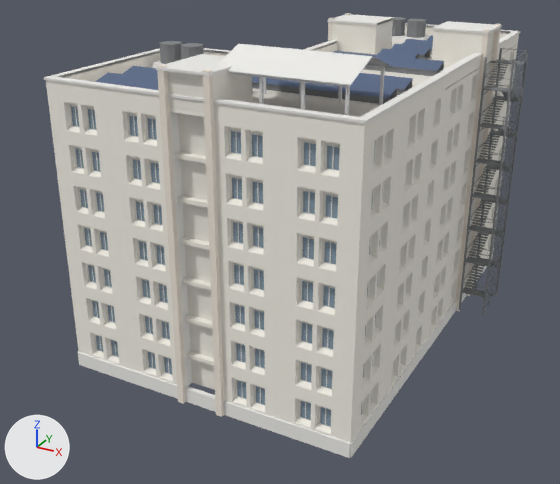
An edit to the FBX model Assets/Models/Buildings/Girls_Hostel_A.fbx, drawn before and after from the same camera.
One viewpoint serves both versions: a camera (50 mm lens) standing at (31.4, -52.1, 37.5) and looking at (-1.3, 7.4, 7.8). Lighting does not change. The marker at lower left points along +X, +Y and +Z. The picture after the commit comes second. Where no turn or scale is listed for an object, it has been applied to the vertices. Vertices at exactly the same position are counted once.

In view in the first picture: 'Girls_Hostel_A'.
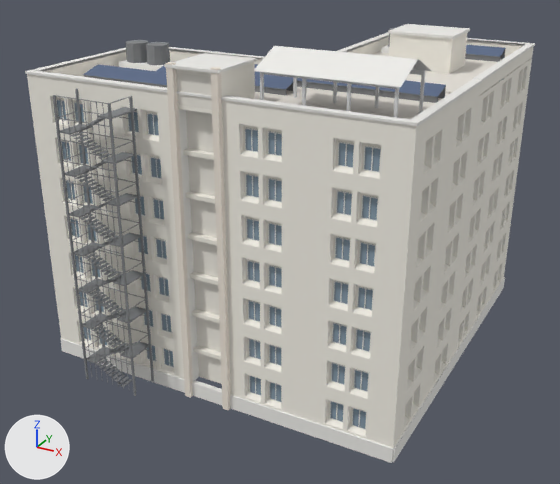
Where the change shows, as pixel boxes (x1, y1, x2, y2) in the pictures (560 x 484 px; the box of a moved part takes in the faces that stretch with it):
'Girls_Hostel_A', reshaped
    before: (44, 13, 528, 458)
    after: (25, 24, 535, 463)
part 1 of me_girls_hostel_a, moved or reshaped (not visible afterwards)
    before: (187, 351, 214, 366)
part 2 of me_girls_hostel_a, moved or reshaped (not visible afterwards)
    before: (78, 352, 350, 458)
part 3 of me_girls_hostel_a, rebuilt (7% wider)
    before: (46, 44, 518, 443)
    after: (27, 50, 532, 448)
part 4 of me_girls_hostel_a, deleted
    before: (44, 13, 528, 457)
part 5 of me_girls_hostel_a, reshaped
    before: (79, 41, 525, 319)
    after: (25, 24, 535, 463)

Patch to the scene script:
```diff
--- a/Assets/Models/Buildings/Girls_Hostel_A.fbx.py
+++ b/Assets/Models/Buildings/Girls_Hostel_A.fbx.py
@@ me_girls_hostel_a @@
 # used by ob_girls_hostel_a; location = (0.0, 0.0, 0.0)
-me_girls_hostel_a.from_pydata(...)  # 12888 vertices, 5799 faces; spans x -13.4..16.4, y -8.8..32.4, z -0.8..28.0
+me_girls_hostel_a.from_pydata(...)  # 12528 vertices, 5624 faces; spans x -16.4..16.4, y -10.4..25.4, z -0.8..28.0
+# me_girls_hostel_a part 1: the loose piece of 8 vertices spanning x -1.6..1.6, y -7.9..-7.4, z 3.3..3.6 is scaled about its middle by (-1, -2.18, 0.5), then moved by (0.5, 15.6, -0.5), in mat_concrete (white #efedea)
+# me_girls_hostel_a part 2: the loose piece of 8 vertices spanning x -13.3..13.3, y -8.4..-8.0, z -0.8..0.5 is scaled about its middle by (-0.105, -2.5, 0.846), then moved by (0.5, 16.2, -0.1)
+# me_girls_hostel_a part 3: the loose piece of 5002 vertices spanning x -13.3..13.3, y -8.3..32.3, z -0.8..24.9 is rebuilt with 4958 vertices and now spans x -16.3..16.3, y -7.3..25.3, z -0.8..24.9
+# me_girls_hostel_a part 4: 1065 loose pieces with 7286 vertices, spanning x -13.4..16.4, y -8.8..32.4, z -0.8..28.0, are deleted
+# me_girls_hostel_a part 5: 2 vertices moved within x -10.6, y -7.8, z 12.7..16.1; 384 vertices removed from x -11.9..16.4, y -7.8..22.6, z 2.7..27.9; 7354 vertices added at x -16.4..16.4, y -10.4..25.4, z -0.8..28.0
+# other edits to the shape of me_girls_hostel_a do not show in these pictures
 me_girls_hostel_a.materials.append(mat_roof)
```
